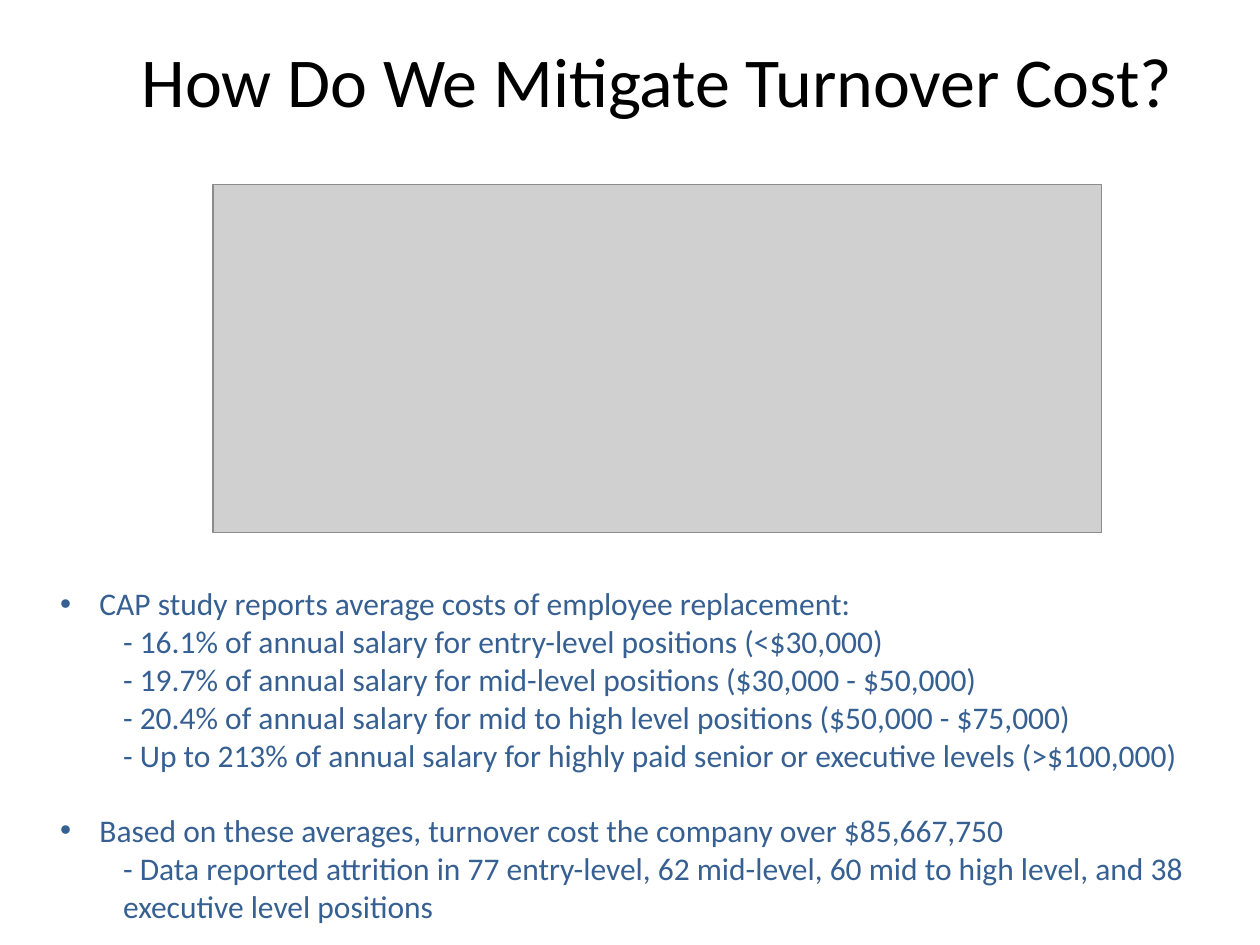
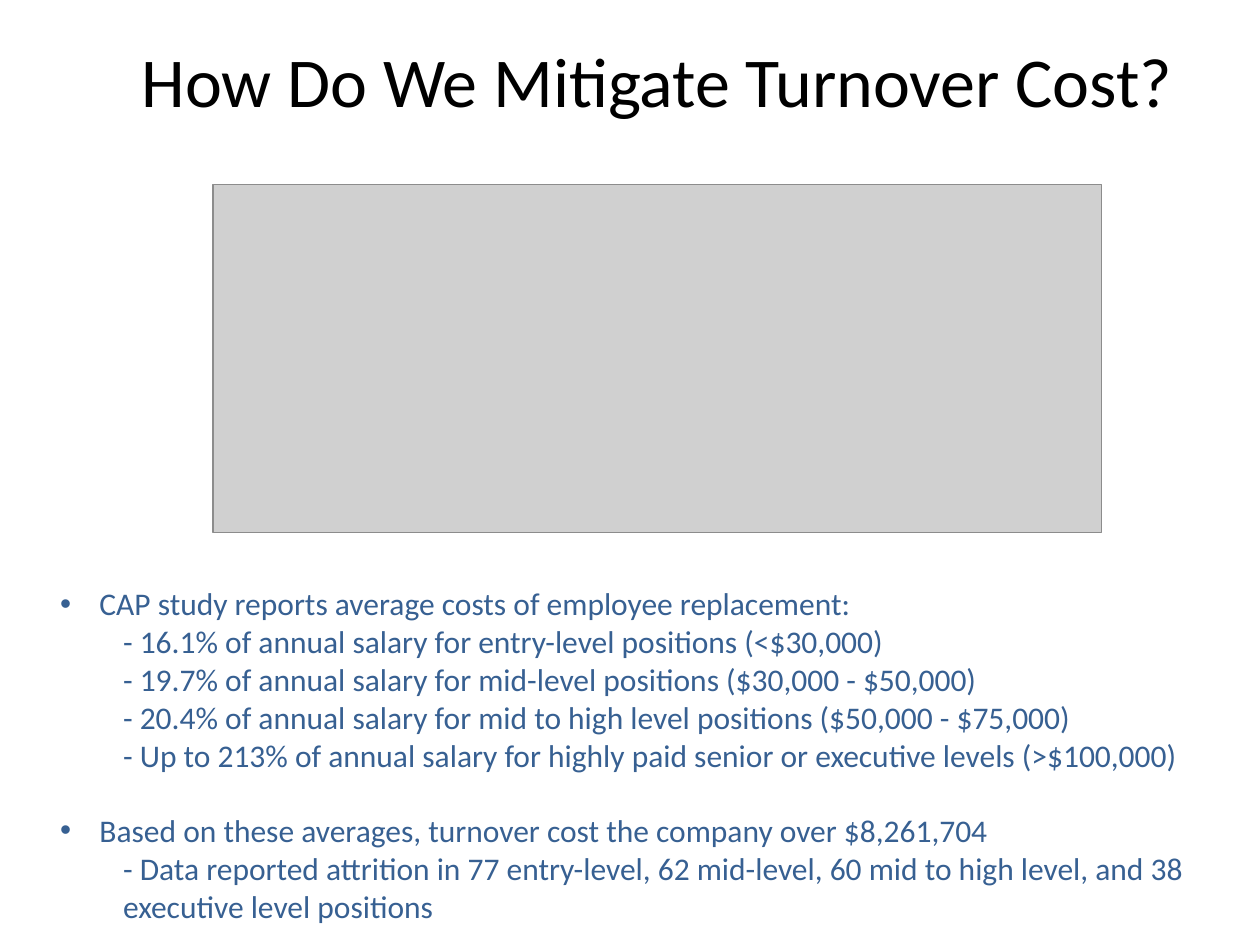
Before and after one commit to anguyen-07/DDS6306_CaseStudy02, a slide deck: slide 3 of DDSAnalytics_CaseStudy2_Updated.pptx. Drawn at 1260x945 pixels with LibreOffice and Linux fonts; fonts in the diff are those of the drawing; grey boxes stand for pictures; background and template pictures are left out. Boxes give left, top, right and bottom in pixels: in the first picture for what was removed or moved away, otherwise in the second. Text is boxed around its words. In the diff, an @@ line names an element or a change of style, - is before the commit and + after.

Commit message:
MASTER PRESENTATION --- updated based on meeting

```diff
--- a/DDSAnalytics_CaseStudy2_Updated.pptx
+++ b/DDSAnalytics_CaseStudy2_Updated.pptx
@@ text at box(99, 820, 987, 848): text changed @@
-• Based on these averages, turnover cost the company over $85,667,750
+• Based on these averages, turnover cost the company over $8,261,704
```
Also in this commit, not shown: 5 other slides changed, 3 slides added, 1 slide removed.
